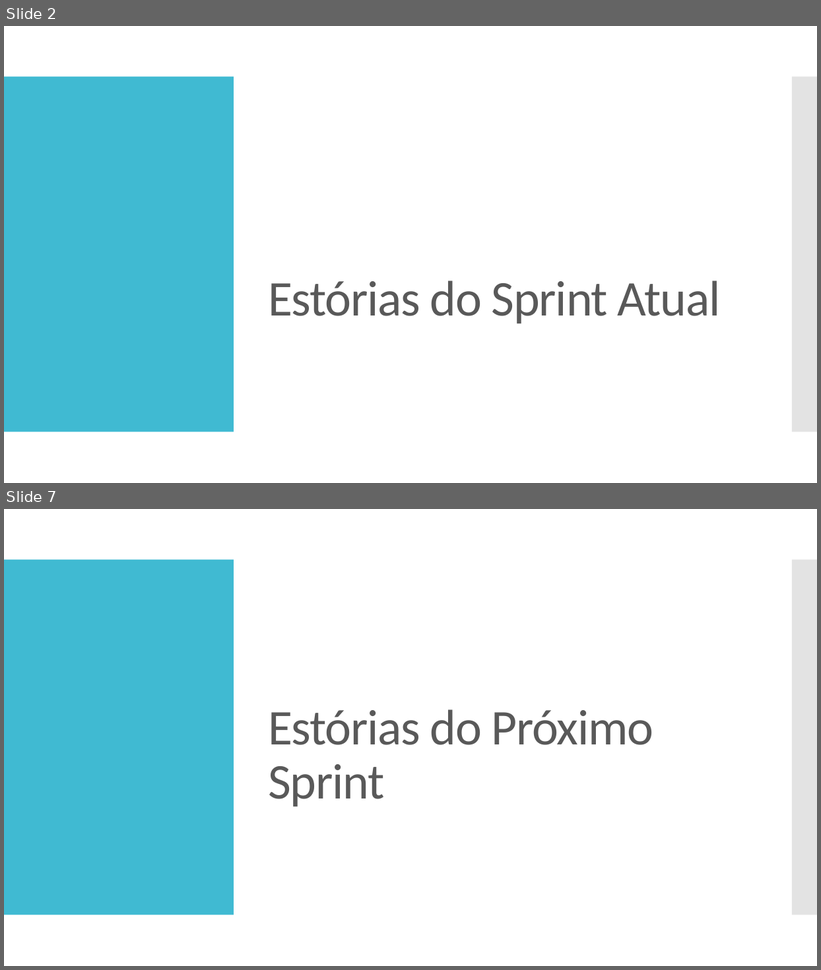
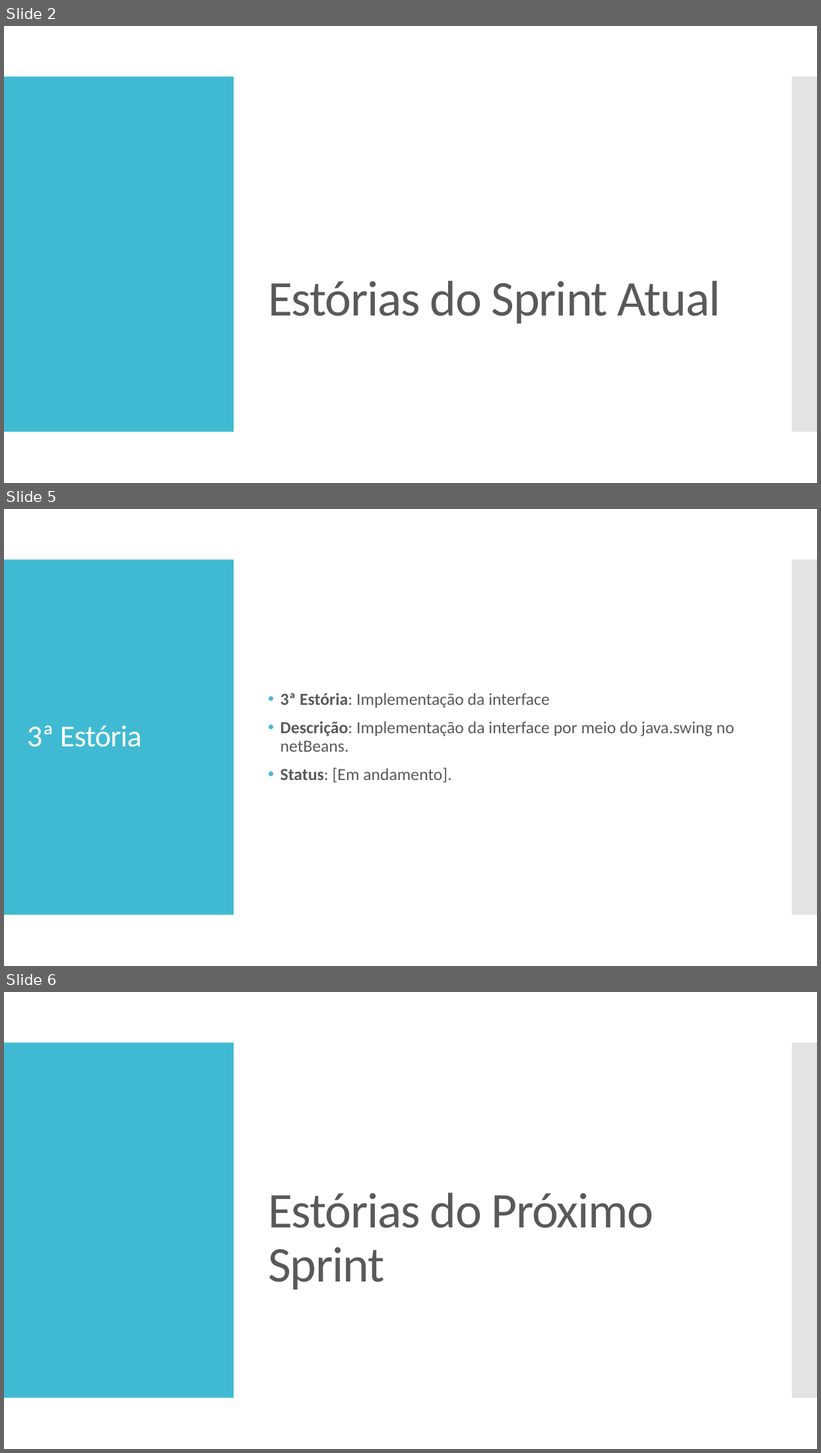
Before and after one commit to AlexandroGonSan/Projeto_final_POO_2018.2, a slide deck: Sprints/Sprint_003 da equipe.pptx. Shown one above the other, each under a label of ours: slides 2 and 7 before the commit, slides 2, 5 and 6 after it; the slides between them are not shown. The pictures are 821x970 and 821x1453 pixels, drawn with LibreOffice and Linux fonts; fonts in the diff are those of the drawing. Boxes give left, top, right and bottom in pixels: in the first picture for what was removed or moved away, otherwise in the second. Text is boxed around its words. In the diff, an @@ line names an element or a change of style, - is before the commit and + after.

```diff
--- a/Sprints/Sprint_003 da equipe.pptx
+++ b/Sprints/Sprint_003 da equipe.pptx
@@ slide 5 added at <box>4,509,817,966</box>, background #FFFFFF; not listed: 2 template elements that a slide beside it also shows @@
@@ text added at <box>281,693,735,783</box>, 20 pt, text #595959 @@
+• 3ª Estória: Implementação da interface
+• Descrição: Implementação da interface por meio do java.swing no netBeans.
+• Status: [Em andamento].
@@ title added at <box>27,725,142,747</box>, 36 pt, text #FFFFFF @@
+3ª Estória
@@ what was slide 7 is now slide 6 @@
```
Also in this commit, not shown: 3 slides changed, 1 other slide added, 4 slides removed.
